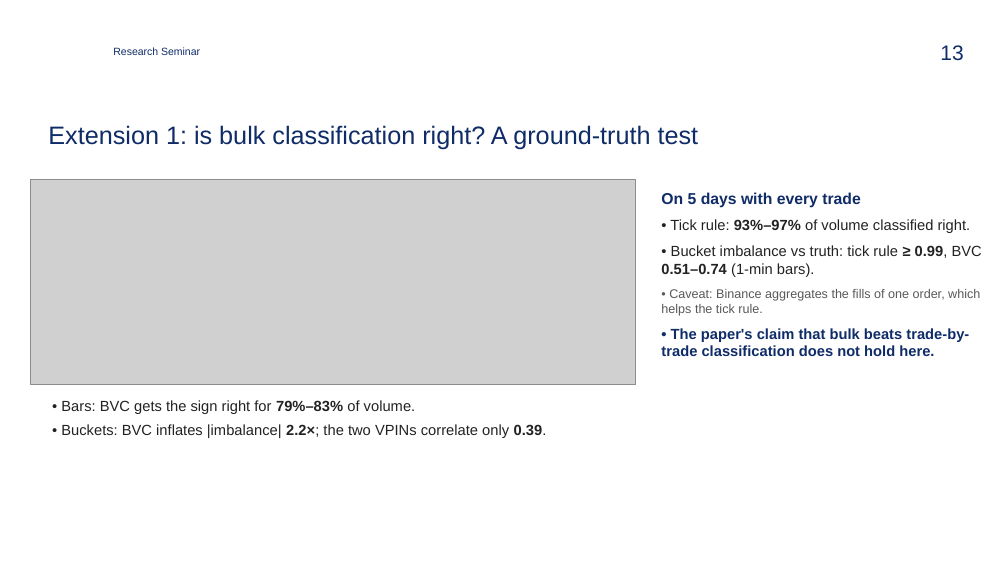
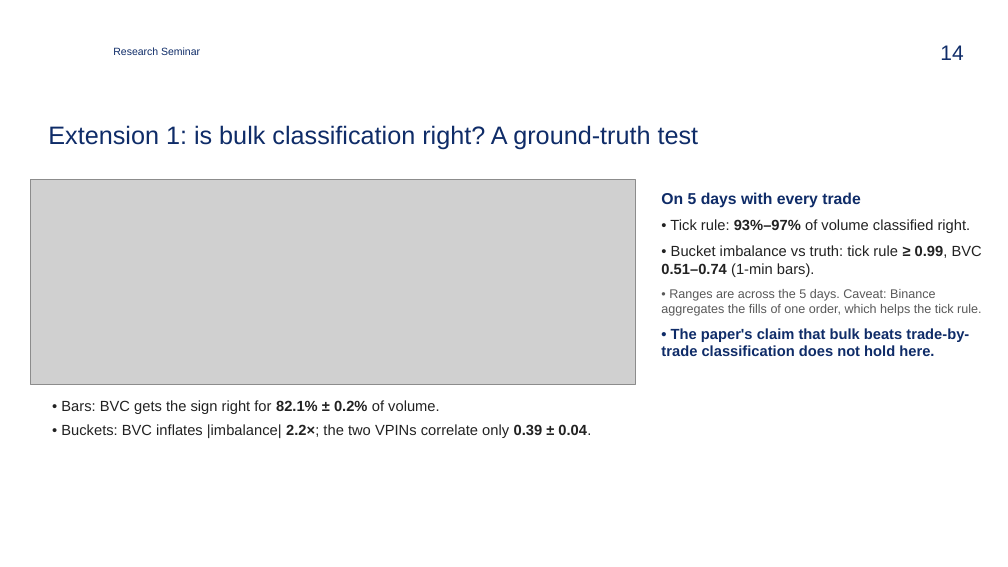
Before and after one commit to zavaz5/flow-toxicity-vpin, a slide deck: slide 14 of docs/presentation.pptx (slide 13 before the commit). Drawn at 1008x567 pixels with LibreOffice and Linux fonts; fonts in the diff are those of the drawing; grey boxes stand for pictures; background and template pictures are left out. Boxes give left, top, right and bottom in pixels: in the first picture for what was removed or moved away, otherwise in the second. Text is boxed around its words. In the diff, an @@ line names an element or a change of style, - is before the commit and + after.

```diff
--- a/docs/presentation.pptx
+++ b/docs/presentation.pptx
@@ page number at [940,45,963,60]: text changed @@
-13
+14
@@ text at [661,289,981,316]: text changed @@
-• Caveat: Binance aggregates the fills of one order, which helps the tick rule.
+• Ranges are across the 5 days. Caveat: Binance aggregates the fills of one order, which helps the tick rule.
@@ text at [61,400,591,438]: text changed @@
-• Bars: BVC gets the sign right for 79%–83% of volume.
-• Buckets: BVC inflates |imbalance| 2.2×; the two VPINs correlate only 0.39.
+• Bars: BVC gets the sign right for 82.1% ± 0.2% of volume.
+• Buckets: BVC inflates |imbalance| 2.2×; the two VPINs correlate only 0.39 ± 0.04.
```
Also in this commit, not shown: 11 other slides changed, 1 slide added, 26 other files.
